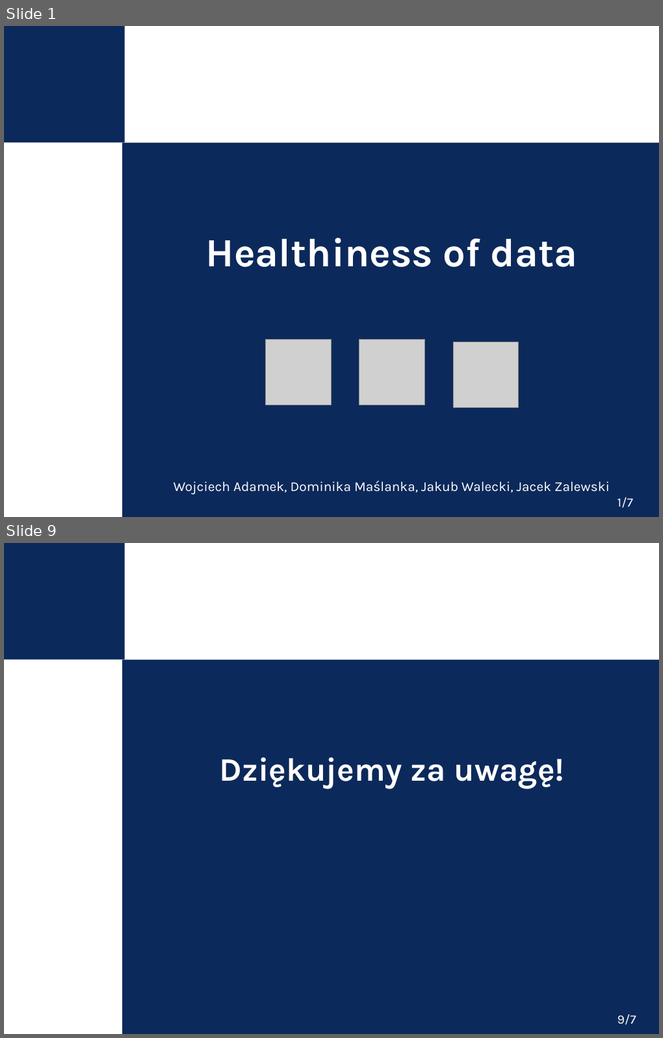
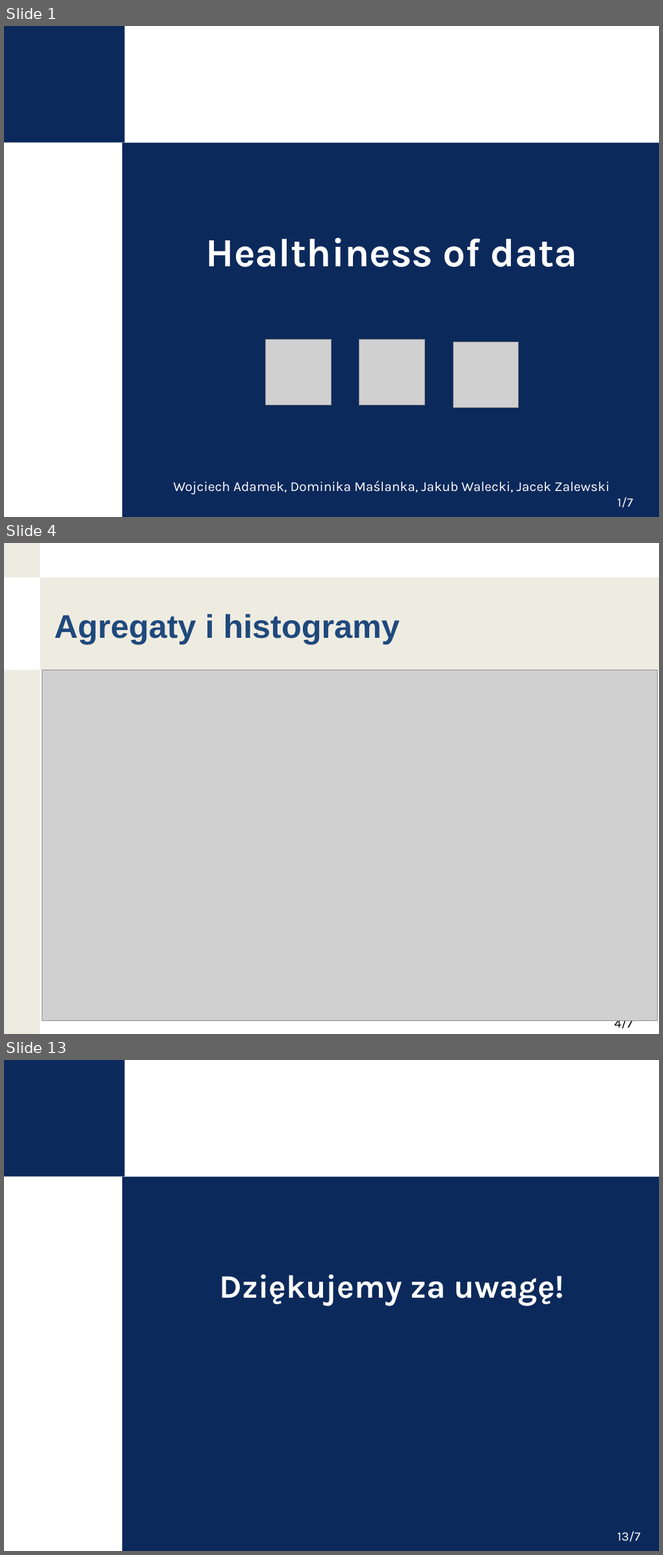
Before and after one commit to nokia-wroclaw/innovativeprojects-healthiness-of-data, a slide deck: KPZ_demo_prezentacja.pptx. Shown one above the other, each under a label of ours: slides 1 and 9 before the commit, slides 1, 4 and 13 after it; the slides between them are not shown. The pictures are 663x1038 and 663x1555 pixels, drawn with LibreOffice and Linux fonts; fonts in the diff are those of the drawing; grey boxes stand for pictures; background and template pictures are left out. Boxes give left, top, right and bottom in pixels: in the first picture for what was removed or moved away, otherwise in the second. Text is boxed around its words. In the diff, an @@ line names an element or a change of style, - is before the commit and + after.

```diff
--- a/KPZ_demo_prezentacja.pptx
+++ b/KPZ_demo_prezentacja.pptx
@@ slide 4 added at (4, 543, 659, 1034), background #FFFFFF @@
@@ rectangle added at (4, 543, 40, 577), fill #EEECE1 @@
@@ rectangle added at (40, 577, 659, 670), fill #EEECE1 @@
@@ text added at (54, 614, 400, 644), 36 pt, text #1F497D, bold @@
+Agregaty i histogramy
@@ rectangle added at (4, 670, 40, 1034), fill #EEECE1 @@
@@ picture added at (42, 670, 658, 1021) @@
@@ page number added at (614, 1021, 633, 1029), 14 pt, text #000000 @@
+4/7
@@ what was slide 9 is now slide 13 @@
@@ page number at (618, 1531, 641, 1542): text changed @@
-9/7
+13/7
```
Also in this commit, not shown: 6 slides changed, 4 other slides added, 1 slide removed.
